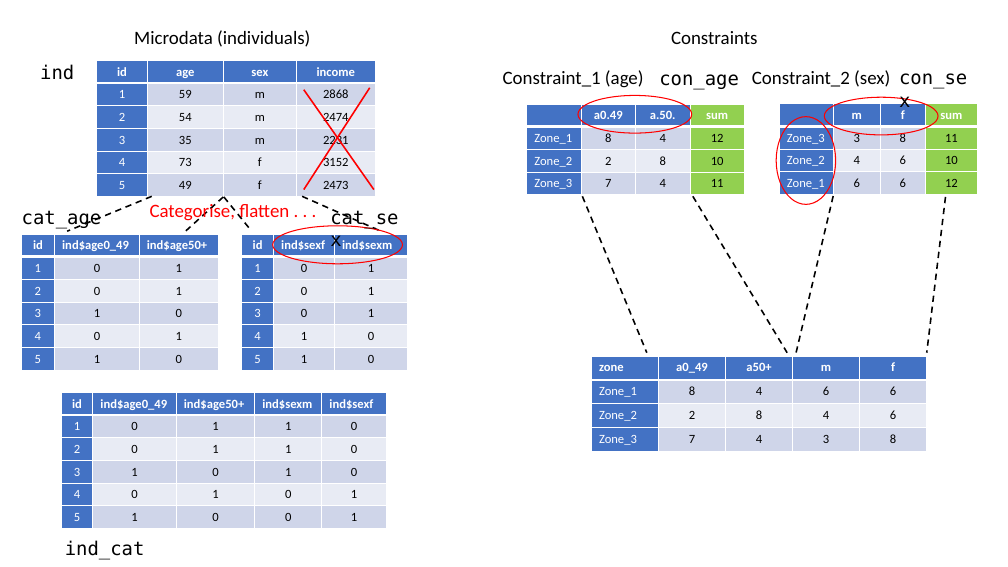
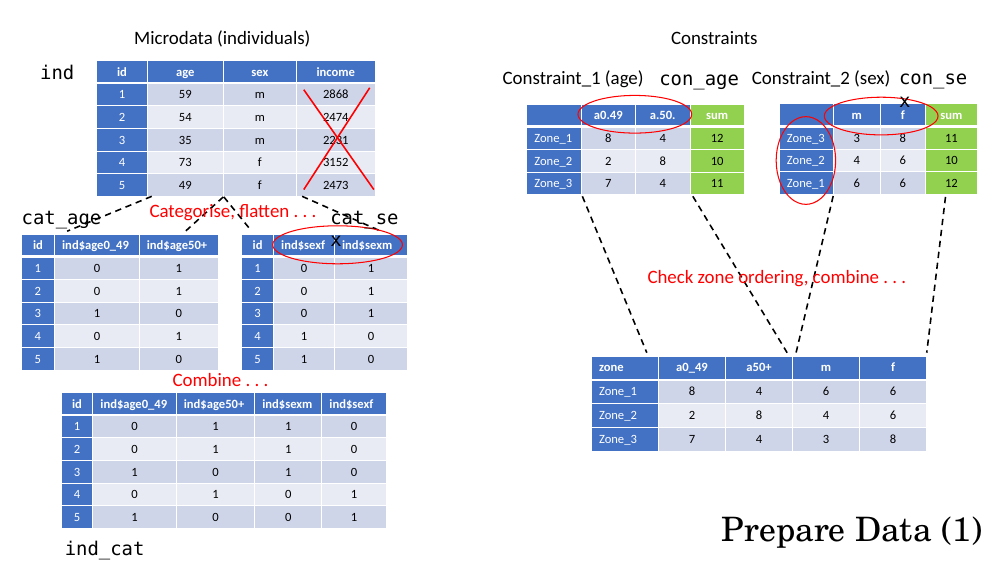
Before and after one commit to twrushby/SpatialMicrosim, a slide deck: slide 1 of SpatialMicrosim.pptx. Drawn at 1008x567 pixels with LibreOffice and Linux fonts; fonts in the diff are those of the drawing. Boxes give left, top, right and bottom in pixels: in the first picture for what was removed or moved away, otherwise in the second. Text is boxed around its words. In the diff, an @@ line names an element or a change of style, - is before the commit and + after.

```diff
--- a/SpatialMicrosim.pptx
+++ b/SpatialMicrosim.pptx
@@ text added at (648,270,879,287), 18 pt, text #FF0000 @@
+Check zone ordering, combine . . .
@@ text added at (173,373,242,386), 18 pt, text #FF0000 @@
+Combine . . .
@@ text added at (722,516,982,548), 32 pt, text #000000 @@
+Prepare Data (1)
```
Also in this commit, not shown: 1 other slide changed, 7 slides added, 1 slide removed.
